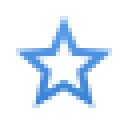
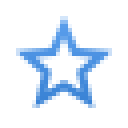
The second 128px x 128px image is a revision of the first. Changes to its layers:
painted on "200% icon-blue@2x.png, icon-blue.png" over (16, 28, 112, 108)
